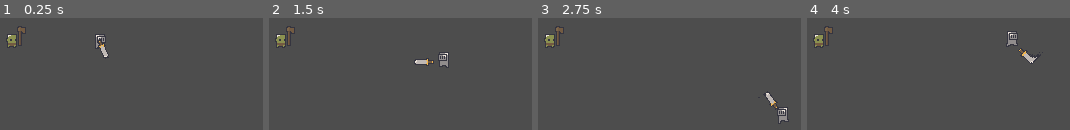
Above: before the commit, frames 1-4 (left to right).
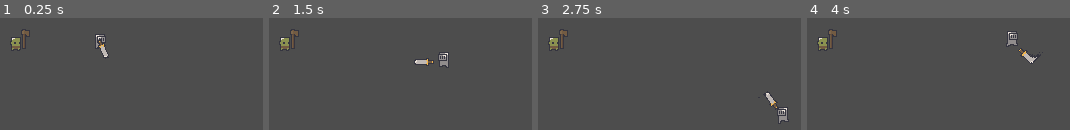
Above: after the commit, the same moments.

Repository: bbenefield89/realm-runners
Game: Godot game, scene res://Scenes/MainScene.tscn
The game is run twice, just before and just after one commit, with the same random seed, the same clock (stepped at 60 frames per second) and the same inputs.
Inputs (mouse positions are in pixels of both pictures, inside the frame that each line leads up to):
- Up to frame 1 (0.25 s): no input
- Up to frame 2 (1.5 s): move the mouse to (484, 34) at 0.52 s; hold D (walk_right) 0.53-1.28 s; click (484, 34) at 0.6 s; move the mouse to (269, 63) at 1.27 s; hold S (walk_down) from 1.28 s (still down); right-click (269, 63) at 1.35 s
- Up to frame 3 (2.75 s): move the mouse to (outside the picture) at 2.02 s; release S (walk_down) at 2.03 s; hold D (walk_right) from 2.03 s (still down); click (outside the picture) at 2.1 s
- Up to frame 4 (4 s): move the mouse to (883, 106) at 2.77 s; release D (walk_right) at 2.78 s; hold W (walk_up) 2.78-3.53 s; right-click (883, 106) at 2.85 s; move the mouse to (1064, 91) at 3.52 s; hold A (walk_left) from 3.53 s (still down); click (1064, 91) at 3.6 s

The runs differ from the first frame. In frame 1, 0.7% of the frame differs, in the area x 2-12%, y 8-29%; in frame 2, 0.7%; in frame 3, 0.7%; in frame 4, 0.7%.

Commit message:
Move programmatic weapon animation to WeaponController - This animation is specific to WoodenAxe and should later be moved there

Diff:
--- a/Prefabs/Weapons/WoodAxeScene.tscn
+++ b/Prefabs/Weapons/WoodAxeScene.tscn
@@ -30,6 +30,7 @@
 max_charge_up_rotation = -0.785
 release_speed = 10.0
 max_release_rotation = 1.571
+reset_attack_speed = 2.0
 
 [node name="WeaponCollisionShape" parent="WeaponCollisionArea" index="0"]
 position = Vector2(3.5, -5.5)
--- a/Scenes/MainScene.tscn
+++ b/Scenes/MainScene.tscn
@@ -9,5 +9,5 @@
 position = Vector2(253, 132)
 
 [node name="Goblin_0" parent="." instance=ExtResource("2_81uar")]
-position = Vector2(165, 131)
+position = Vector2(169, 134)
 movement_speed = 10
--- a/Scripts/Creatures/Enemies/EnemyController.gd
+++ b/Scripts/Creatures/Enemies/EnemyController.gd
@@ -109,67 +109,6 @@
 		can_attack = false
 		Equipment.Weapon.curr_attack_state = WeaponController.AttackStates.CHARGE_UP
 
-	#match curr_swinging_attack_state:
-		#SwingingAttackStates.IDLE:
-			#handle_idle_swinging_attack_state()
-		#
-		#SwingingAttackStates.CHARGING_UP:
-			#handle_charging_up_swinging_attack_state(delta)
-		#
-		#SwingingAttackStates.RELEASE:
-			#handle_release_swinging_attack_state(delta)
-		#
-		#SwingingAttackStates.RESET:
-			#handle_reset_swinging_attack_state(delta)
-#
-#
-#func handle_idle_swinging_attack_state():
-	#Equipment.Weapon.rotation = 0
-#
-#
-#func handle_charging_up_swinging_attack_state(delta: float):
-	#var rotation_direction := 1 if BodySprite.flip_h else -1
-	#Equipment.Weapon.rotation += rotation_direction * swinging_attack_charging_up_speed * delta
-	#
-	#var has_reached_desired_rotation := false
-	#var approximate_weapon_sprite_rotation := Equipment.Weapon.rotation - 0.10
-	#if BodySprite.flip_h:
-		#has_reached_desired_rotation = approximate_weapon_sprite_rotation >= abs(max_swinging_attack_charging_up_rotation)
-	#else:
-		#has_reached_desired_rotation = approximate_weapon_sprite_rotation <= max_swinging_attack_charging_up_rotation
-	#
-	#if has_reached_desired_rotation:
-		#curr_swinging_attack_state = SwingingAttackStates.RELEASE
-#
-#
-#func handle_release_swinging_attack_state(delta: float):
-	#var rotation_direction := -1 if BodySprite.flip_h else 1
-	#Equipment.Weapon.rotation += rotation_direction * swinging_attack_release_speed * delta
-	#
-	#var has_reached_desired_rotation := false
-	#var approximate_weapon_sprite_rotation := Equipment.Weapon.rotation + 0.10
-	#if BodySprite.flip_h:
-		#has_reached_desired_rotation = approximate_weapon_sprite_rotation <= max_swinging_attack_release_rotation * -1
-	#else:
-		#has_reached_desired_rotation = approximate_weapon_sprite_rotation >= max_swinging_attack_release_rotation
-	#
-	#if has_reached_desired_rotation:
-		#curr_swinging_attack_state = SwingingAttackStates.RESET
-		#
-		#if can_hit_player:
-			#print("Applying damage to: ", Player.name)
-			#Player.stats.apply_damage(Equipment.Weapon.damage)
-#
-#
-#func handle_reset_swinging_attack_state(delta: float):
-	#Equipment.Weapon.rotation = max(
-		#Equipment.Weapon.rotation - 10 * delta,
-		#0.0)
-	#
-	#var approximate_weapon_sprite_rotation := Equipment.Weapon.rotation - 0.10
-	#if approximate_weapon_sprite_rotation <= 0.0:
-		#curr_swinging_attack_state = SwingingAttackStates.IDLE
-
 
 func _on_AggroArea_body_entered(body: Node2D) -> void:
 	if body is PlayerController:
--- a/Scripts/Equipment/WeaponController.gd
+++ b/Scripts/Equipment/WeaponController.gd
@@ -17,6 +17,7 @@
 @export var max_charge_up_rotation: float
 @export var release_speed: float
 @export var max_release_rotation: float
+@export var reset_attack_speed: float
 
 var curr_attack_state: AttackStates
 
@@ -51,10 +52,11 @@
 
 func handle_charge_up_attack_state(delta: float):
 	var rotation_direction := 1 if flip_h else -1
-	rotation += rotation_direction * charge_up_speed * delta
+	rotate(rotation_direction * charge_up_speed * delta)
 
 	var has_reached_desired_rotation := false
 	var approximate_weapon_sprite_rotation := rotation - 0.10
+
 	if flip_h:
 		has_reached_desired_rotation = approximate_weapon_sprite_rotation >= abs(max_charge_up_rotation)
 	else:
@@ -66,7 +68,7 @@
 
 func handle_release_attack_state(delta: float):
 	var rotation_direction := -1 if flip_h else 1
-	rotation += rotation_direction * release_speed * delta
+	rotate(rotation_direction * release_speed * delta)
 
 	var has_reached_desired_rotation := false
 	var approximate_weapon_sprite_rotation := rotation + 0.10
@@ -81,10 +83,14 @@
 
 
 func handle_reset_attack_state(delta: float):
-	rotation += 10 * delta
+	var rotation_direction := 1 if flip_h else -1
+	rotate(rotation_direction * reset_attack_speed * delta)
 
 	var approximate_weapon_sprite_rotation := rotation - 0.10
-	if approximate_weapon_sprite_rotation <= 0.0:
+	var has_reached_desired_rotation = (-0.1 <= approximate_weapon_sprite_rotation and
+		approximate_weapon_sprite_rotation <= 0.1)
+
+	if has_reached_desired_rotation:
 		curr_attack_state = AttackStates.IDLE
 
 
